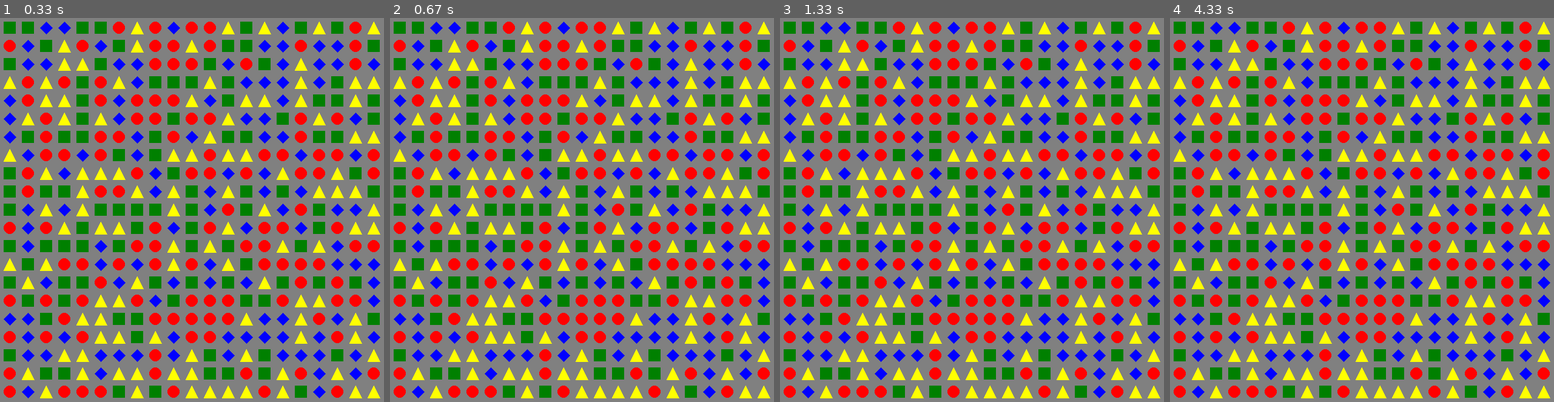
Above: before the commit, frames 1-4 (left to right).
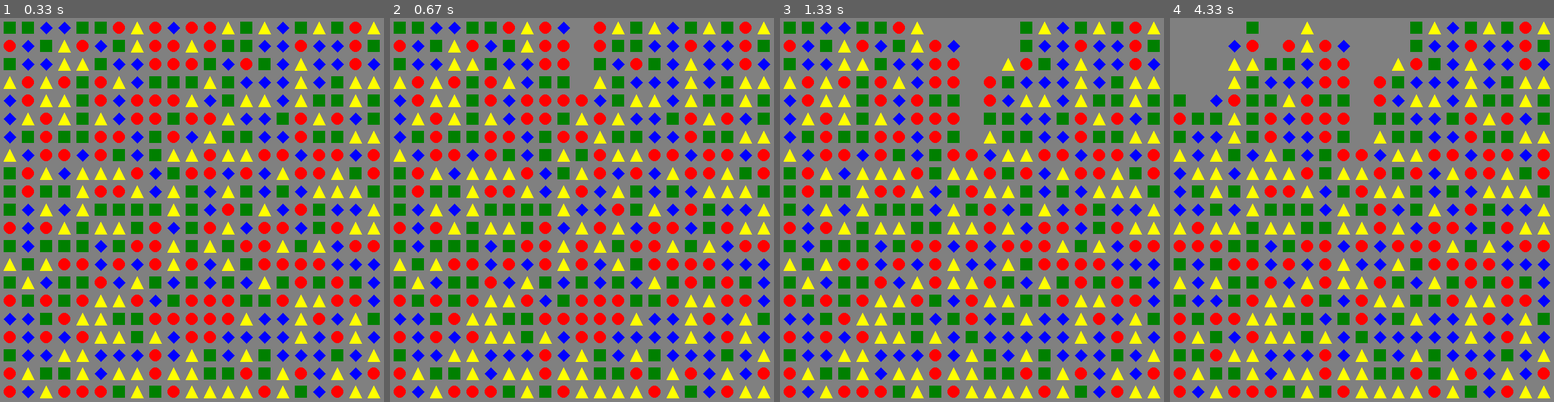
Above: after the commit, the same moments.

Repository: gstotts/pygame_play
Game: pygame game, started from shape_game.py
Same seed, same stepped clock (60 frames per second), same inputs: the game is played once before the commit and once after it.
Inputs (mouse positions are in pixels of both pictures, inside the frame that each line leads up to):
- Up to frame 1 (0.33 s): no input
- Up to frame 2 (0.67 s): click (582, 210) at 0.38 s
- Up to frame 3 (1.33 s): click (1010, 294) at 0.83 s
- Up to frame 4 (4.33 s): click (1181, 171) at 1.42 s; click (1181, 317) at 2.18 s; move the mouse to (1269, 133) at 2.67 s; click (1269, 133) at 3.07 s; click (1196, 137) at 4.05 s

Frame 1 is identical in both runs. In frame 2, 1.2% of the frame differs, in the area x 48-52%, y 0-61%; in frame 3, 5.5%; in frame 4, 12%, in the area x 0-62%, y 0-90%.

Commit message:
Added logic to shift shapes down after removal.

Diff:
--- a/shape_game.py
+++ b/shape_game.py
@@ -1,5 +1,5 @@
 #!/usr/bin/env python3
-
+import numpy
 import pygame
 import random
 
@@ -8,14 +8,11 @@
 FPS = 30
 WINDOW_WIDTH = 640
 WINDOW_HEIGHT = 640
-# noinspection SpellCheckingInspection
 BOXSIZE = 20
-# noinspection SpellCheckingInspection
 GAPSIZE = 10
 BOARD_WIDTH = int((WINDOW_WIDTH - GAPSIZE) / (BOXSIZE + GAPSIZE))
 BOARD_HEIGHT = int((WINDOW_HEIGHT - GAPSIZE) / (BOXSIZE + GAPSIZE))
 
-# noinspection SpellCheckingInspection
 BGCOLOR = colors.GRAY
 
 # Shapes
@@ -23,6 +20,7 @@
 DIAMOND = 1
 CIRCLE = 2
 TRIANGLE = 3
+EMPTY = 4
 
 ALL_SHAPES = [SQUARE, DIAMOND, CIRCLE, TRIANGLE]
 
@@ -47,7 +45,7 @@
             for y in range(BOARD_WIDTH):
                 column.append(random.choice(ALL_SHAPES))
             board.append(column)
-        return board
+        return numpy.array(board)
 
     def draw_board(self, board):
         """Accepts a 2-d list and returns the graphical representation of the board."""
@@ -66,9 +64,12 @@
                 elif item == CIRCLE:
                     pygame.draw.circle(self.screen, colors.RED, (x + int(BOXSIZE / 2), y + int(BOXSIZE / 2)),
                                        int(BOXSIZE / 2))
-                else:
+                elif item == TRIANGLE:
                     pygame.draw.polygon(self.screen, colors.YELLOW, ((x + int(BOXSIZE * .5), y),
                                                                      (x + BOXSIZE, y + BOXSIZE), (x, y + BOXSIZE)))
+                else:
+                    pass  #Skip EMPTY spaces
+
                 x += (BOXSIZE + GAPSIZE)
             y += (BOXSIZE + GAPSIZE)
 
@@ -112,9 +113,24 @@
         else:
             return None
 
-    def remove_shapes(self, shapes_to_remove):
+    def remove_shapes(self, shapes_to_remove, board):
+        """Removes shapes that were touching after click, shift items down, and then redraws board."""
+        # Replace shapes at (x,y) coordinates with emtpy spots
         for (x, y) in shapes_to_remove:
-            pass
+            board[x][y] = EMPTY
+
+        # Shift shapes down if needed
+        col_val = 0
+        for column in numpy.transpose(board):
+
+            if EMPTY in column:
+                stripped_column = list(filter(lambda a: a != EMPTY, column))
+                while len(stripped_column) != BOARD_HEIGHT:
+                    stripped_column.insert(0, EMPTY)
+                board[:, col_val] = stripped_column
+            col_val += 1
+        self.draw_board(board)
+
 
     def run(self):
         """Runs the basic while loop for game play and handles events."""
@@ -122,6 +138,7 @@
         self.draw_board(board)
         while self.running:
             for event in pygame.event.get():
+                # If a user wants to quit, do so gracefully.
                 if event.type == pygame.QUIT:
                     self.running = False
                     pygame.quit()
@@ -131,10 +148,9 @@
                         (box_x, box_y) = self.get_box_from_position(x, y)
                         if (box_x, box_y) != (None, None):
                             shape = board[box_x][box_y]
-                            # noinspection SpellCheckingInspection
                             coords_to_remove = self.get_group_touching((box_x, box_y), shape, board)
-                            if coords_to_remove is not None:
-                                self.remove_shapes(coords_to_remove)
+                            if len(coords_to_remove) >= 3:
+                                self.remove_shapes(coords_to_remove, board)
 
 
 if __name__ == '__main__':
